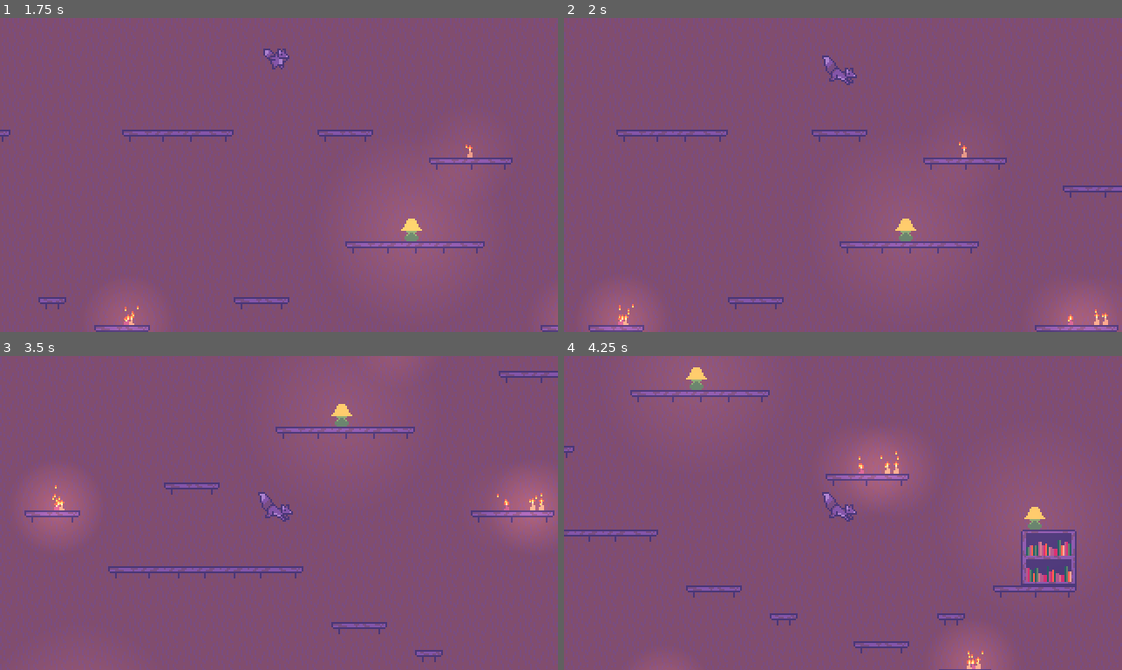
Above: before the commit, frames 1-4 (two rows, left to right).
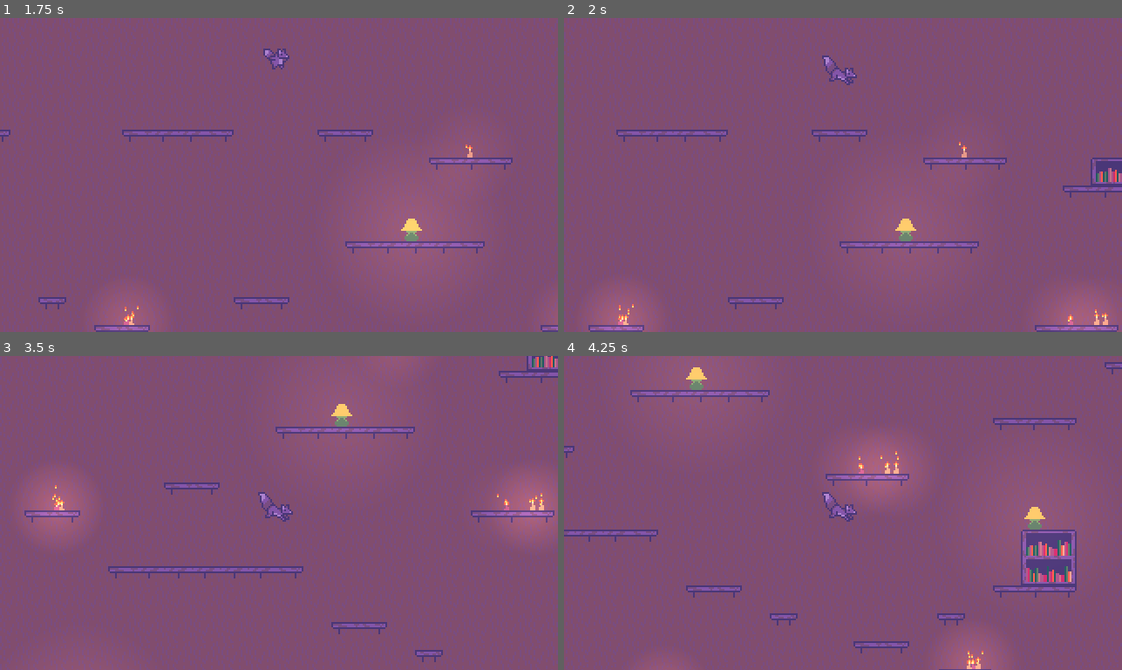
Above: after the commit, the same moments.

Repository: UniGDC/Cozy-Autumn-Game-Jam
Game: Godot game, scene res://Scenes/Main.tscn
Same seed, same stepped clock (60 frames per second), same inputs: the game is played once before the commit and once after it.
Inputs:
- Up to frame 1 (1.75 s): hold D (right) from 0.53 s (still down); tap Ctrl (interact) at 0.6, 1.35 s; tap Space (jump) at 0.77, 1.52 s
- Up to frame 2 (2 s): keep holding D (right)
- Up to frame 3 (3.5 s): release D (right) at 2.03 s; hold A (left) 2.03-2.78 s; tap Ctrl (interact) at 2.1, 2.85 s; hold D (right) from 2.78 s (still down); tap Space (jump) at 3.02 s
- Up to frame 4 (4.25 s): keep holding D (right); tap Ctrl (interact) at 3.6 s; tap Space (jump) at 3.77 s

Frame 1 is identical in both runs. In frame 2, 0.5% of the frame differs, in the area x 94-100%, y 44-54%; in frame 3, 0.3%; in frame 4, 0.3%.

Commit message:
Added vinyl player and table tiles

Diff:
--- a/Scenes/DialogueBox.tscn
+++ b/Scenes/DialogueBox.tscn
@@ -23,6 +23,7 @@
 
 [node name="CanvasLayer" type="CanvasLayer"]
 layer = 100
+visible = false
 script = ExtResource( 2 )
 dialogPath = "res://dialogue.json"
 
--- a/Scenes/Main.tscn
+++ b/Scenes/Main.tscn
@@ -39,8 +39,20 @@
 [sub_resource type="ConvexPolygonShape2D" id=31]
 points = PoolVector2Array( 0, 0, 16, 0, 16, 3, 0, 3 )
 
+[sub_resource type="ConvexPolygonShape2D" id=32]
+points = PoolVector2Array( 0, 0, 16, 0, 16, 3, 0, 3 )
+
+[sub_resource type="ConvexPolygonShape2D" id=33]
+points = PoolVector2Array( 0, 0, 16, 0, 16, 3, 0, 3 )
+
+[sub_resource type="ConvexPolygonShape2D" id=34]
+points = PoolVector2Array( 0, 0, 16, 0, 16, 3, 0, 3 )
+
+[sub_resource type="ConvexPolygonShape2D" id=35]
+points = PoolVector2Array( 0, 0, 16, 0, 16, 3, 0, 3 )
+
 [sub_resource type="TileSet" id=11]
-6/name = "gameassets.png 6"
+6/name = "bookshelf"
 6/texture = ExtResource( 6 )
 6/tex_offset = Vector2( 0, 0 )
 6/modulate = Color( 1, 1, 1, 1 )
@@ -124,6 +136,75 @@
 "shape_transform": Transform2D( 1, 0, 0, 1, 0, 0 )
 } ]
 6/z_index = 0
+8/name = "gameassets.png 8"
+8/texture = ExtResource( 6 )
+8/tex_offset = Vector2( 0, 0 )
+8/modulate = Color( 1, 1, 1, 1 )
+8/region = Rect2( 0, 48, 48, 32 )
+8/tile_mode = 1
+8/autotile/bitmask_mode = 2
+8/autotile/bitmask_flags = [ Vector2( 0, 0 ), 48, Vector2( 0, 1 ), 16, Vector2( 1, 0 ), 56, Vector2( 2, 0 ), 24 ]
+8/autotile/icon_coordinate = Vector2( 0, 1 )
+8/autotile/tile_size = Vector2( 16, 16 )
+8/autotile/spacing = 0
+8/autotile/occluder_map = [  ]
+8/autotile/navpoly_map = [  ]
+8/autotile/priority_map = [  ]
+8/autotile/z_index_map = [  ]
+8/occluder_offset = Vector2( 0, 0 )
+8/navigation_offset = Vector2( 0, 0 )
+8/shape_offset = Vector2( 0, 0 )
+8/shape_transform = Transform2D( 1, 0, 0, 1, 0, 0 )
+8/shape = SubResource( 32 )
+8/shape_one_way = true
+8/shape_one_way_margin = 1.0
+8/shapes = [ {
+"autotile_coord": Vector2( 0, 0 ),
+"one_way": true,
+"one_way_margin": 1.0,
+"shape": SubResource( 32 ),
+"shape_transform": Transform2D( 1, 0, 0, 1, 0, 0 )
+}, {
+"autotile_coord": Vector2( 1, 0 ),
+"one_way": true,
+"one_way_margin": 1.0,
+"shape": SubResource( 33 ),
+"shape_transform": Transform2D( 1, 0, 0, 1, 0, 0 )
+}, {
+"autotile_coord": Vector2( 2, 0 ),
+"one_way": true,
+"one_way_margin": 1.0,
+"shape": SubResource( 34 ),
+"shape_transform": Transform2D( 1, 0, 0, 1, 0, 0 )
+}, {
+"autotile_coord": Vector2( 0, 1 ),
+"one_way": true,
+"one_way_margin": 1.0,
+"shape": SubResource( 35 ),
+"shape_transform": Transform2D( 1, 0, 0, 1, 0, 0 )
+} ]
+8/z_index = 0
+9/name = "record player"
+9/texture = ExtResource( 6 )
+9/tex_offset = Vector2( 0, 0 )
+9/modulate = Color( 1, 1, 1, 1 )
+9/region = Rect2( 16, 16, 16, 32 )
+9/tile_mode = 2
+9/autotile/icon_coordinate = Vector2( 0, 0 )
+9/autotile/tile_size = Vector2( 16, 16 )
+9/autotile/spacing = 0
+9/autotile/occluder_map = [  ]
+9/autotile/navpoly_map = [  ]
+9/autotile/priority_map = [  ]
+9/autotile/z_index_map = [  ]
+9/occluder_offset = Vector2( 0, 0 )
+9/navigation_offset = Vector2( 0, 0 )
+9/shape_offset = Vector2( 0, 0 )
+9/shape_transform = Transform2D( 1, 0, 0, 1, 0, 0 )
+9/shape_one_way = false
+9/shape_one_way_margin = 0.0
+9/shapes = [  ]
+9/z_index = 0
 
 [sub_resource type="ConvexPolygonShape2D" id=4]
 points = PoolVector2Array( 0, 3, 16, 3, 16, 0, 0, 0 )
@@ -141,7 +222,7 @@
 points = PoolVector2Array( 0, 0, 16, 0, 16, 3, 0, 3 )
 
 [sub_resource type="TileSet" id=8]
-7/name = "gameassets.png 7"
+7/name = "platform"
 7/texture = ExtResource( 6 )
 7/tex_offset = Vector2( 0, 0 )
 7/modulate = Color( 1, 1, 1, 1 )
@@ -200,7 +281,7 @@
 points = PoolVector2Array( 0, 0, 16, 0, 16, 16, 0, 16 )
 
 [sub_resource type="TileSet" id=2]
-1/name = "floor_tile.png 1"
+1/name = "Wall"
 1/texture = ExtResource( 4 )
 1/tex_offset = Vector2( 0, 0 )
 1/modulate = Color( 1, 1, 1, 1 )
@@ -214,7 +295,7 @@
 1/shape_one_way_margin = 0.0
 1/shapes = [  ]
 1/z_index = 0
-3/name = "floor_tile.png 3"
+3/name = "Floor"
 3/texture = ExtResource( 4 )
 3/tex_offset = Vector2( 0, 0 )
 3/modulate = Color( 1, 1, 1, 1 )
@@ -246,13 +327,13 @@
 tile_set = SubResource( 11 )
 cell_size = Vector2( 16, 16 )
 format = 1
-tile_data = PoolIntArray( 852000, 6, 0, 852001, 6, 2, 917536, 6, 131072, 917537, 6, 131074, 1179677, 6, 3, 1179678, 6, 5, 1245194, 6, 0, 1245195, 6, 2, 1310730, 6, 131076, 1310731, 6, 131074 )
+tile_data = PoolIntArray( 327707, 6, 3, 327708, 6, 5, 852000, 6, 0, 852001, 6, 2, 917536, 6, 131072, 917537, 6, 131074, 1179677, 6, 3, 1179678, 6, 5, 1245194, 6, 0, 1245195, 6, 2, 1310728, 9, 65536, 1310730, 6, 131076, 1310731, 6, 131077, 1376262, 8, 0, 1376263, 8, 1, 1376264, 8, 2, 1376272, 8, 0, 1376273, 8, 2 )
 
 [node name="Platform" type="TileMap" parent="."]
 tile_set = SubResource( 8 )
 cell_size = Vector2( 16, 16 )
 format = 1
-tile_data = PoolIntArray( 262144, 7, 0, 262145, 7, 1, 262146 …(94 unchanged characters)… 2157, 7, 3, 262161, 7, 0, 262162, 7, 3, 327701, 7, 0, 327702, 7, 1, 327703, 7, 3, 393242, 7, 0, 393243, 7, 1, 393244, 7, 3, 524306, 7, 0, 524307, 7, 1, 524308, 7, 1, 524309, 7, 1, 524310, 7, 3, 655367, 7, 4, 655374, 7, 0, 655375, 7, 3, 720905, 7, 0, 720906, 7, 3, 720921, 7, 0, 720922, 7, 2, 720923, 7, 3, 851971, 7, 0, 851972, 7, 3, 851980, 7, 0, 851981, 7, 2, 851982, 7, 1, 851983, 7, 2, 851984, 7, 1, 851985, 7, 2, 851986, 7, 3, 983060, 7, 0, 983061, 7, 3, 983071, 7, 0, 983072, 7, 1, 983073, 7, 3, 1048599, 7, 4, 1048605, 7, 4, 1114138, 7, 0, 1114139, 7, 3, 1245203, 7, 0, 1245204, 7, 2, 1245205, 7, 1, 1245206, 7, 3, 1245213, 7, 0, 1245214, 7, 3, 1310733, 7, 0, 1310734, 7, 3, 1376266, 7, 0, 1376267, 7, 3, 1376272, 7, 0, 1376273, 7, 1, 1376274, 7, 3 )
+tile_data = PoolIntArray( 262144, 7, 0, 262145, 7, 1, 262146 …(94 unchanged characters)… 2157, 7, 3, 262161, 7, 0, 262162, 7, 3, 262175, 7, 0, 262176, 7, 1, 262177, 7, 3, 327701, 7, 0, 327702, 7, 1, 327703, 7, 3, 393242, 7, 0, 393243, 7, 1, 393244, 7, 3, 458787, 7, 0, 458788, 7, 3, 524306, 7, 0, 524307, 7, 1, 524308, 7, 1, 524309, 7, 1, 524310, 7, 3, 589855, 7, 0, 589856, 7, 2, 589857, 7, 3, 655367, 7, 4, 655374, 7, 0, 655375, 7, 3, 720905, 7, 0, 720906, 7, 3, 720921, 7, 0, 720922, 7, 2, 720923, 7, 3, 851971, 7, 0, 851972, 7, 3, 851980, 7, 0, 851981, 7, 2, 851982, 7, 1, 851983, 7, 2, 851984, 7, 1, 851985, 7, 2, 851986, 7, 3, 983060, 7, 0, 983061, 7, 3, 983071, 7, 0, 983072, 7, 1, 983073, 7, 3, 1048599, 7, 4, 1048605, 7, 4, 1114138, 7, 0, 1114139, 7, 3, 1245203, 7, 0, 1245204, 7, 2, 1245205, 7, 1, 1245206, 7, 3, 1245213, 7, 0, 1245214, 7, 3, 1310733, 7, 0, 1310734, 7, 3, 1376266, 7, 0, 1376267, 7, 3 )
 
 [node name="Background" type="TileMap" parent="."]
 z_index = -1
@@ -323,3 +404,9 @@
 
 [node name="Candle16" parent="." instance=ExtResource( 8 )]
 position = Vector2( 440, 174 )
+
+[node name="Candle18" parent="." instance=ExtResource( 8 )]
+position = Vector2( 123, 334 )
+
+[node name="Candle17" parent="." instance=ExtResource( 8 )]
+position = Vector2( 119, 334 )
--- a/Scenes/Pumpkin.tscn
+++ b/Scenes/Pumpkin.tscn
@@ -61,6 +61,7 @@
 shape = SubResource( 3 )
 
 [node name="CanvasLayer" parent="." instance=ExtResource( 3 )]
+visible = true
 
 [node name="AnimPlayer" type="AnimationPlayer" parent="."]
 unique_name_in_owner = true
Binary file changed: Art/gameassets.png
Not shown: 1 places in Scenes/Main.tscn that only renumber resources
